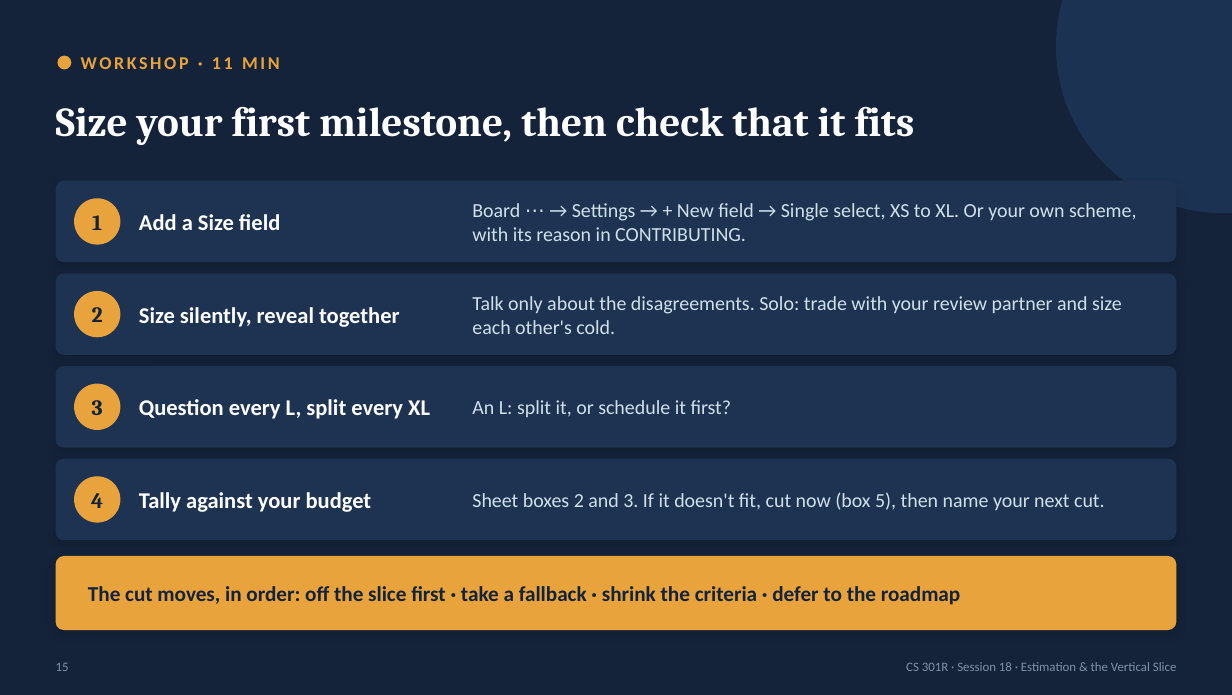
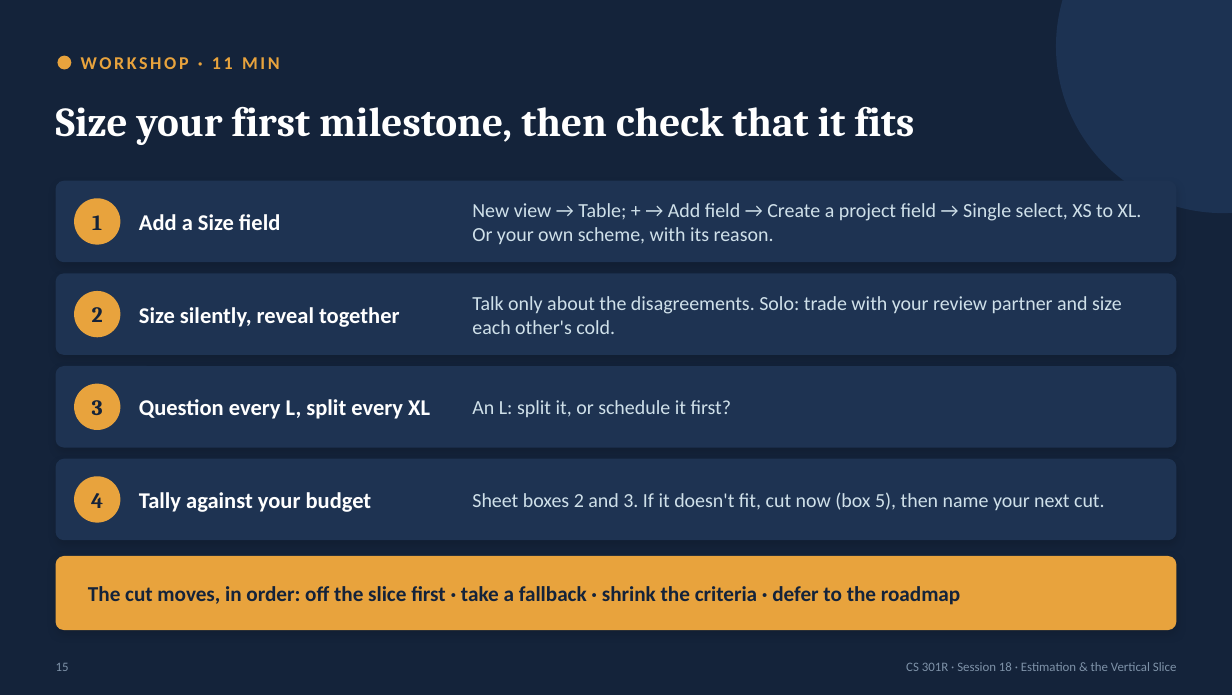
Before and after one commit to BYU-CS-Course-Ops/CS380, a slide deck: slide 15 of canvas_material/lectures/powerpoint/Session18-SizeFitOrder.pptx. Drawn at 1232x695 pixels with LibreOffice and Linux fonts; fonts in the diff are those of the drawing. Boxes give left, top, right and bottom in pixels: in the first picture for what was removed or moved away, otherwise in the second. Text is boxed around its words. In the diff, an @@ line names an element or a change of style, - is before the commit and + after.

```diff
--- a/canvas_material/lectures/powerpoint/Session18-SizeFitOrder.pptx
+++ b/canvas_material/lectures/powerpoint/Session18-SizeFitOrder.pptx
@@ text at (x1=472, y1=203, x2=1142, y2=244): text changed @@
-Board ⋯ → Settings → + New field → Single select, XS to XL. Or your own scheme, with its reason in CONTRIBUTING.
+New view → Table; + → Add field → Create a project field → Single select, XS to XL. Or your own scheme, with its reason.
```
Also in this commit, not shown: 1 other slide changed, 14 other files.
